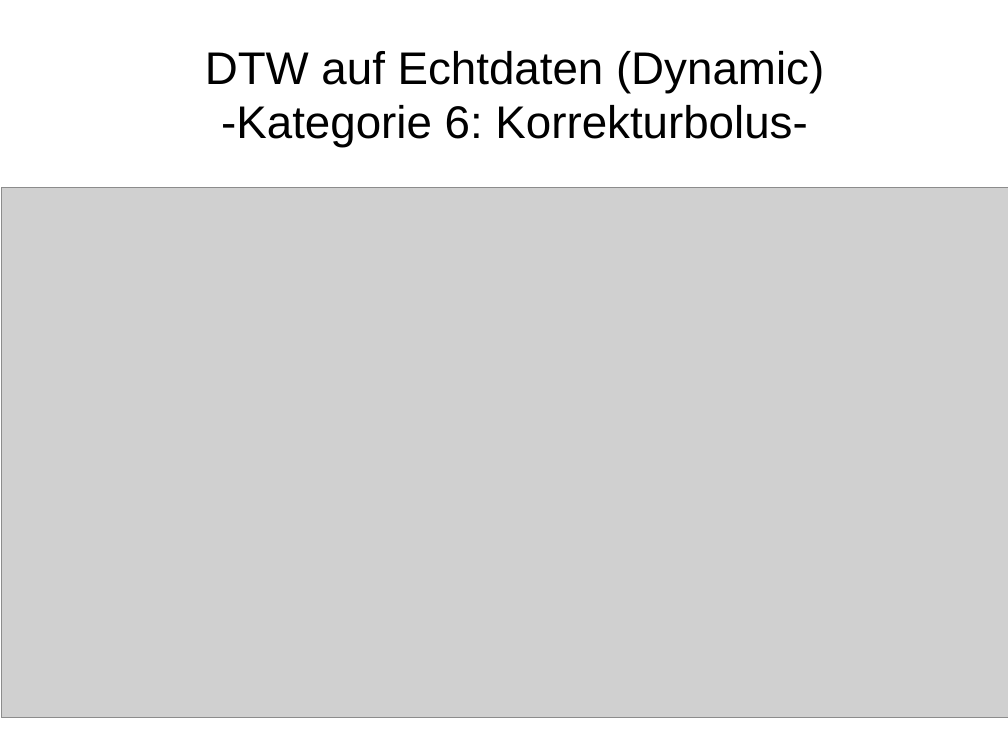
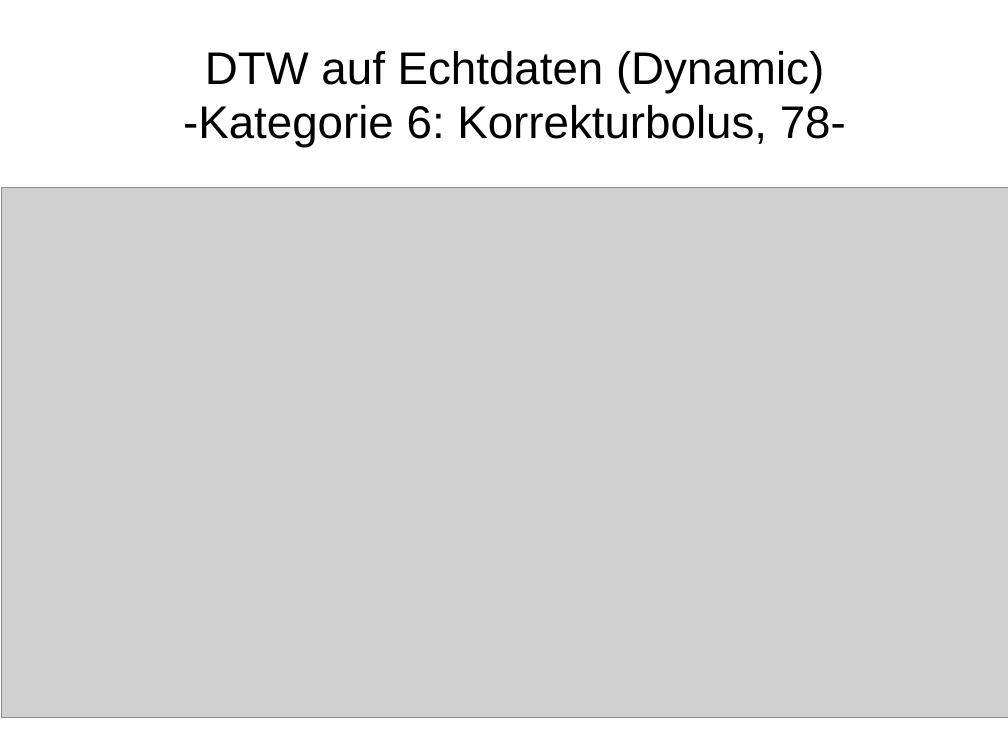
Before and after one commit to HannahSyrek/MTAnalysisOfCGMCurves, a slide deck: slide 13 of Stuff/presentation_02_03_18.odp. Drawn at 1008x756 pixels with LibreOffice and Linux fonts; fonts in the diff are those of the drawing; grey boxes stand for pictures. Boxes give left, top, right and bottom in pixels: in the first picture for what was removed or moved away, otherwise in the second. Text is boxed around its words. In the diff, an @@ line names an element or a change of style, - is before the commit and + after.

```diff
--- a/Stuff/presentation_02_03_18.odp
+++ b/Stuff/presentation_02_03_18.odp
@@ title at box(183, 51, 846, 148): text changed @@
-DTW auf Echtdaten (Dynamic)
--Kategorie 6: Korrekturbolus-
+DTW auf Echtdaten (Dynamic)
+-Kategorie 6: Korrekturbolus, 78-
```
Also in this commit, not shown: 8 other slides changed, 1 slide added, 3 other files.
